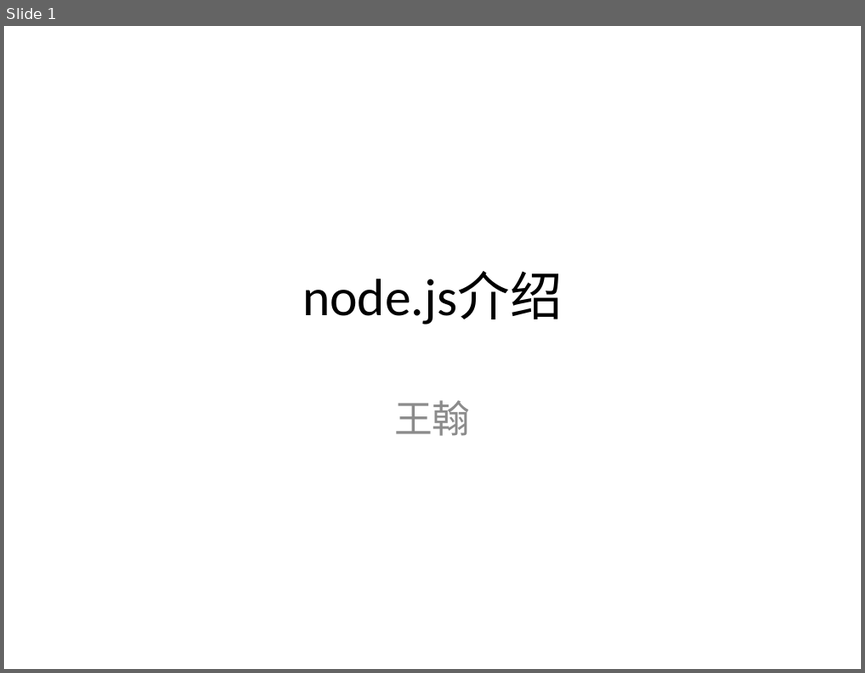
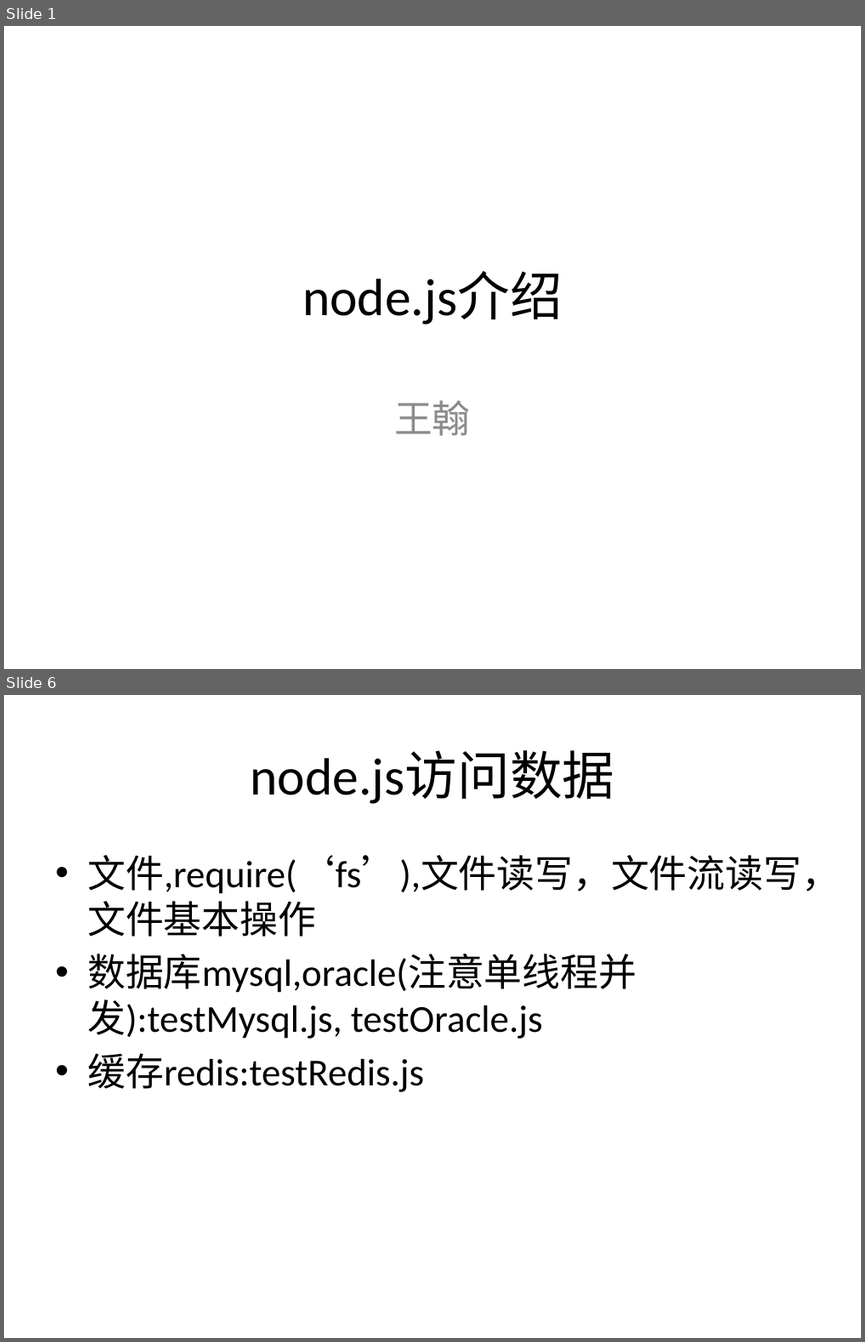
Before and after one commit to JamCode/nodePresentation, a slide deck: 演示文稿2.pptx. Shown one above the other, each under a label of ours: slide 1 before the commit, slides 1 and 6 after it; the slides between them are not shown. The pictures are 865x673 and 865x1342 pixels, drawn with LibreOffice and Linux fonts; fonts in the diff are those of the drawing. Boxes give left, top, right and bottom in pixels: in the first picture for what was removed or moved away, otherwise in the second. Text is boxed around its words. In the diff, an @@ line names an element or a change of style, - is before the commit and + after.

```diff
--- a/演示文稿2.pptx
+++ b/演示文稿2.pptx
@@ slide 6 added at <box>4,695,861,1338</box>, background #FFFFFF @@
@@ title added at <box>250,751,614,804</box>, 44 pt, text #000000 @@
+node.js访问数据
@@ text added at <box>87,855,840,1092</box>, 32 pt, text #000000 @@
+• 文件,require(‘fs’),文件读写，文件流读写，文件基本操作
+• 数据库mysql,oracle(注意单线程并发):testMysql.js, testOracle.js
+• 缓存redis:testRedis.js
```
Also in this commit, not shown: 1 slide changed, 12 other slides added, 25 other files.
